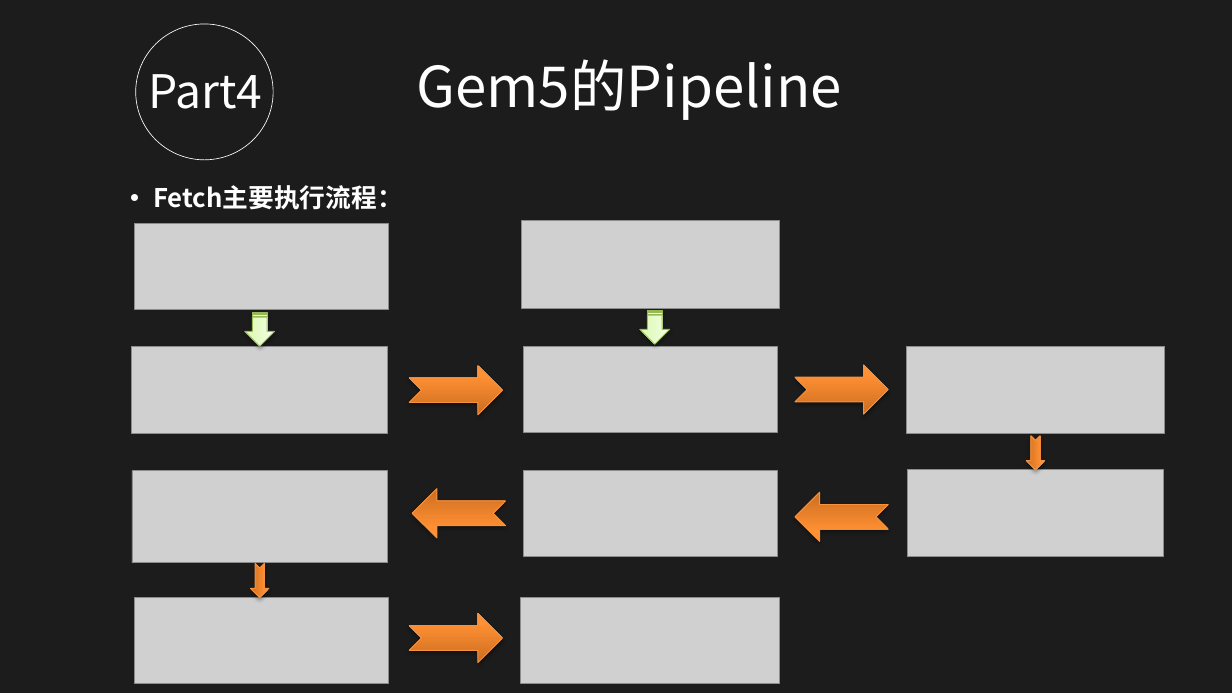
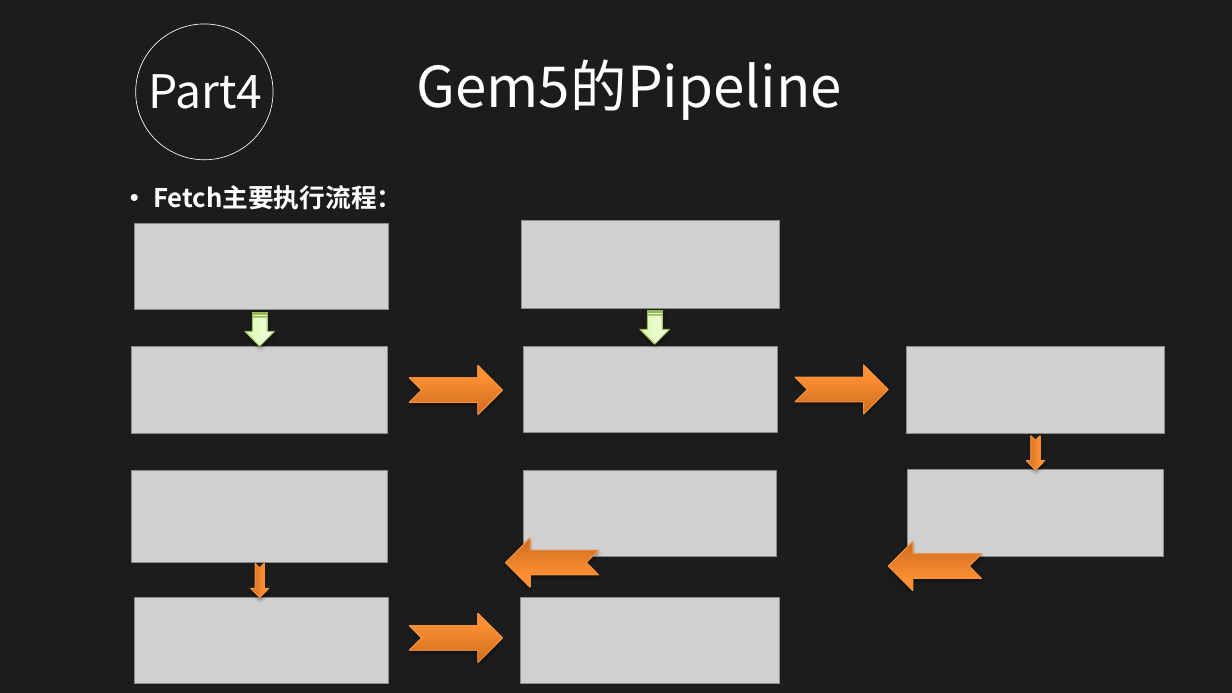
Before and after one commit to oliverxyy/gem5-source-code-learning, a slide deck: slide 27 of doc/gem5.pptx. Drawn at 1232x693 pixels with LibreOffice and Linux fonts; fonts in the diff are those of the drawing; grey boxes stand for pictures; background and template pictures are left out; a plain dark background stands for a picture behind light text. Boxes give left, top, right and bottom in pixels: in the first picture for what was removed or moved away, otherwise in the second. Text is boxed around its words. In the diff, an @@ line names an element or a change of style, - is before the commit and + after.

```diff
--- a/doc/gem5.pptx
+++ b/doc/gem5.pptx
@@ outline #F69240 0.75 pt to #F59240 0.75 pt; proportions changed in 3 elements at (409, 614, 503, 663), (888, 542, 982, 591), (506, 538, 599, 587) @@
@@ notched right arrow: place and size @@
-notched right arrow at (412, 489, 506, 538)
+notched right arrow at (506, 538, 599, 587)
@@ notched right arrow: place and size @@
-notched right arrow at (795, 493, 888, 542)
+notched right arrow at (888, 542, 982, 591)
```
Also in this commit, not shown: 21 other slides changed, 1 other file.
